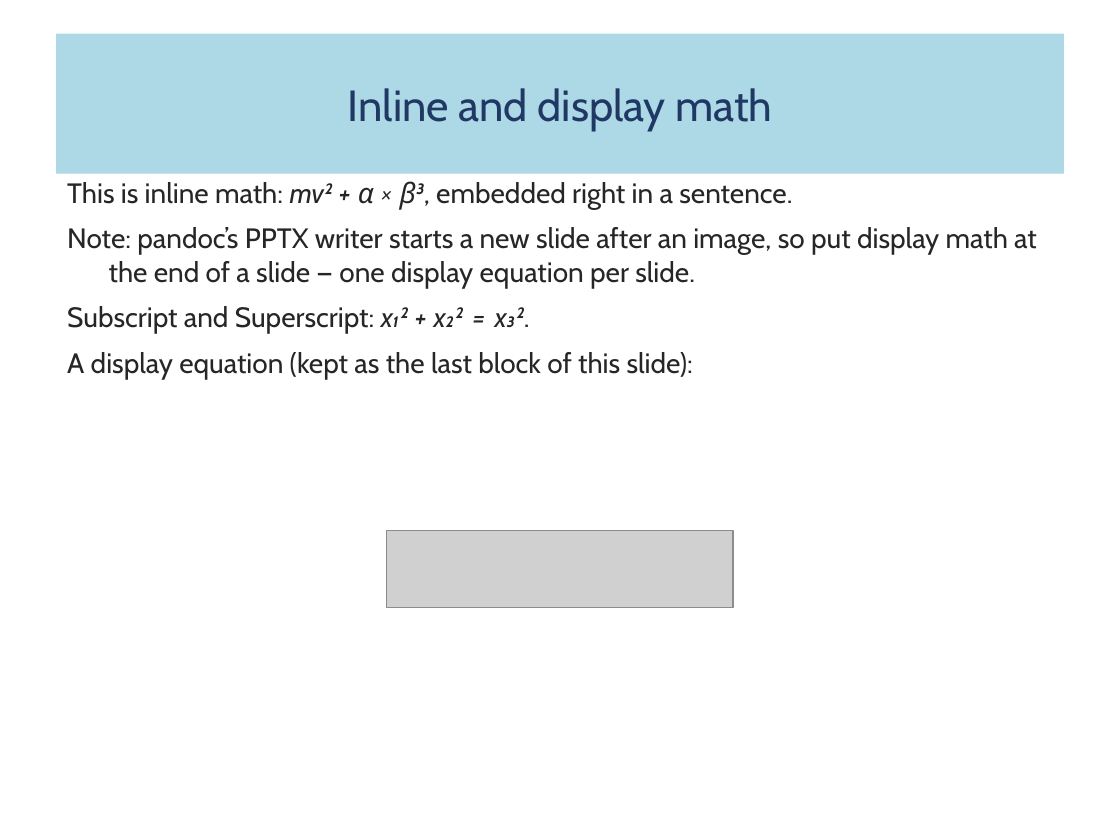
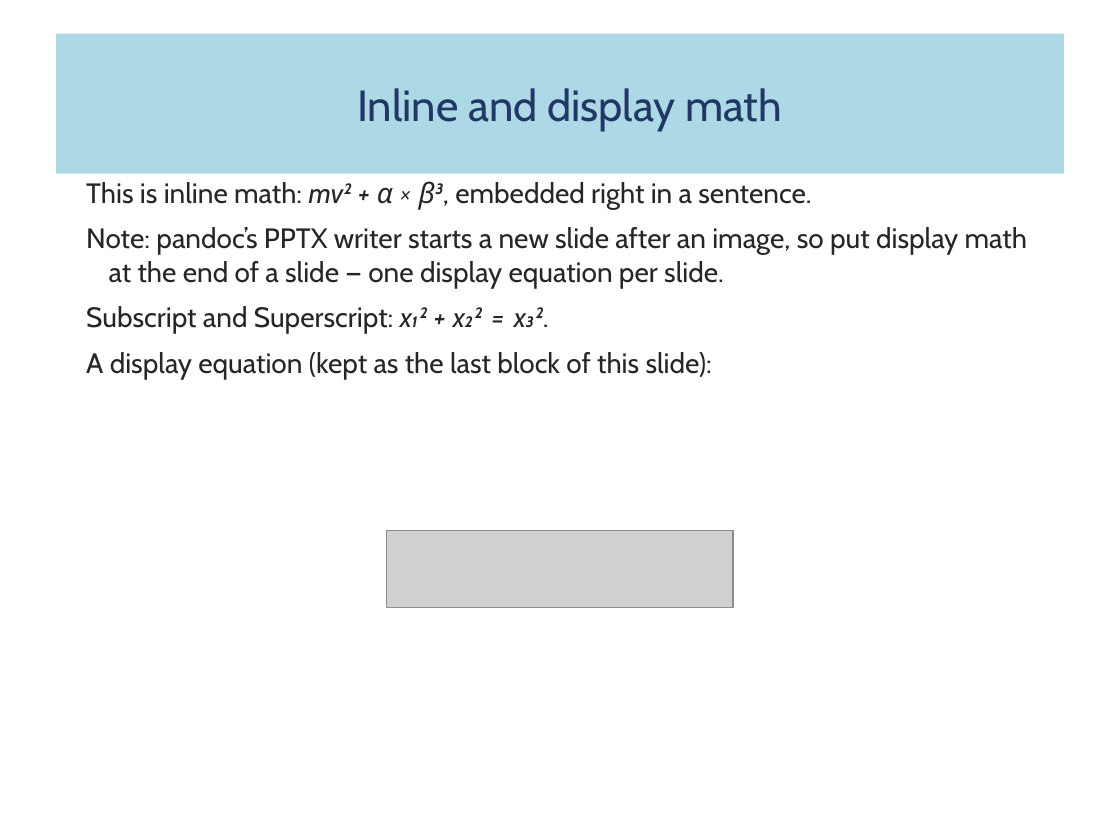
Before and after one commit to fathi0amir/ppt-with-quarto, a slide deck: slide 7 of demo.pptx. Drawn at 1120x840 pixels with LibreOffice and Linux fonts; fonts in the diff are those of the drawing; grey boxes stand for pictures. Boxes give left, top, right and bottom in pixels: in the first picture for what was removed or moved away, otherwise in the second. Text is boxed around its words. In the diff, an @@ line names an element or a change of style, - is before the commit and + after.

```diff
--- a/demo.pptx
+++ b/demo.pptx
@@ title "Inline and display math" at [56,34,1064,174]: indent changed @@
@@ text "This is inline math: mv² ..." at [86,182,1027,379]: indent changed @@
```
Also in this commit, not shown: 7 other slides changed, 5 other files.
